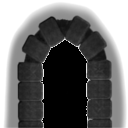
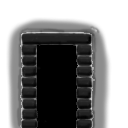
Layers edited between the first and the second 128×128 image:
added layer "Layer" above "Capa pegada" over 6, 17, 112, 128
hid "Capa pegada", painted on it over 3, 2, 127, 128
